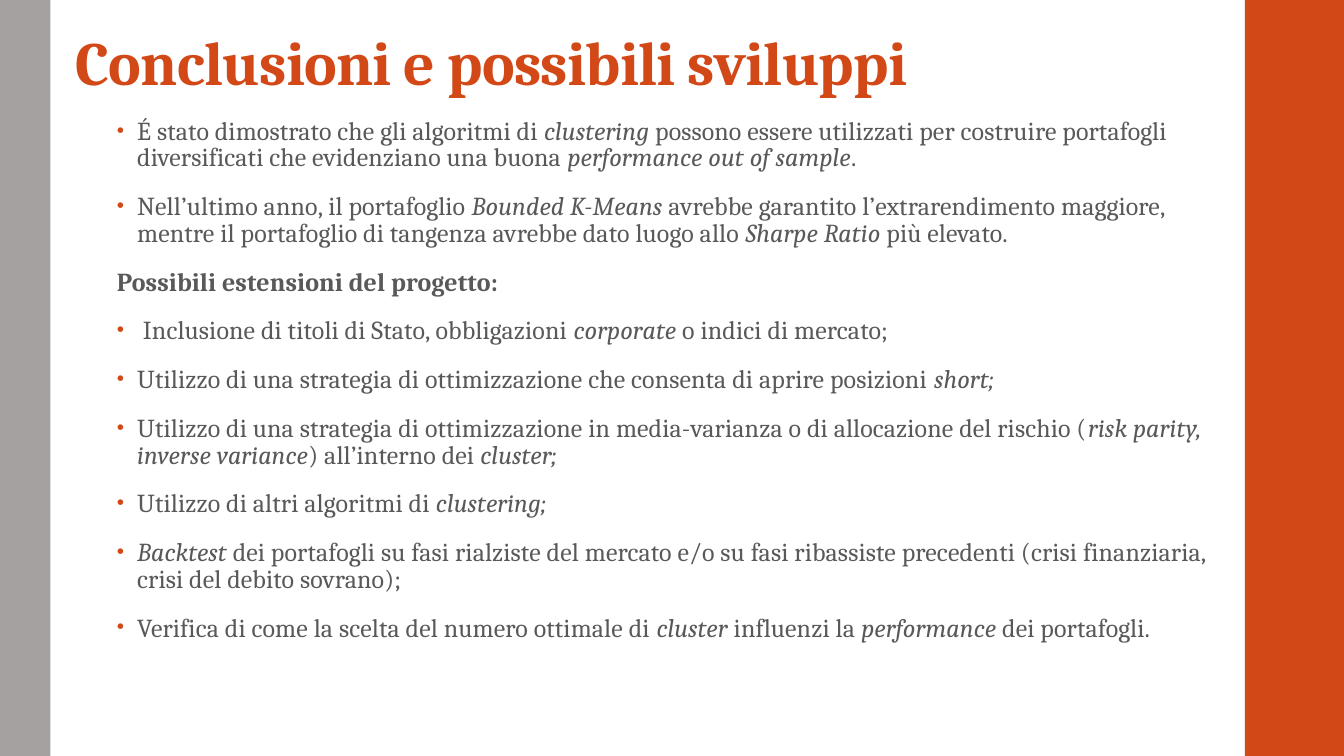
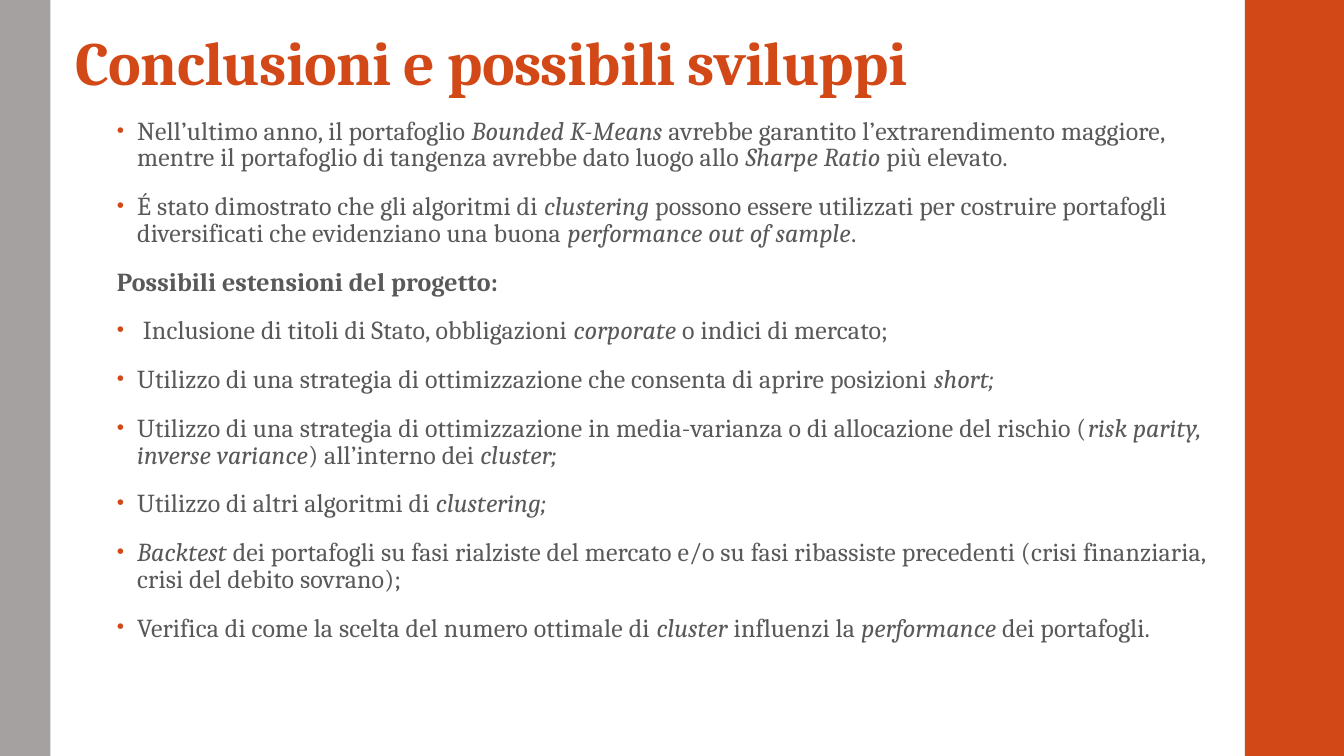
Before and after one commit to GiadaV/PROGETTO-PYTHON, a slide deck: slide 21 of presentazione.pptx. Drawn at 1344x756 pixels with LibreOffice and Linux fonts; fonts in the diff are those of the drawing. Boxes give left, top, right and bottom in pixels: in the first picture for what was removed or moved away, otherwise in the second. Text is boxed around its words. In the diff, an @@ line names an element or a change of style, - is before the commit and + after.

```diff
--- a/presentazione.pptx
+++ b/presentazione.pptx
@@ text at [137, 121, 1165, 172]: paragraph added @@
+• Nell’ultimo anno, il portafoglio Bounded K-Means avrebbe garantito l’extrarendimento maggiore, mentre il portafoglio di tangenza avrebbe dato luogo allo Sharpe Ratio più elevato.
@@ text at [137, 196, 1165, 248]: paragraph removed @@
-• Nell’ultimo anno, il portafoglio Bounded K-Means avrebbe garantito l’extrarendimento maggiore, mentre il portafoglio di tangenza avrebbe dato luogo allo Sharpe Ratio più elevato.
```
Also in this commit, not shown: 2 other slides changed.
